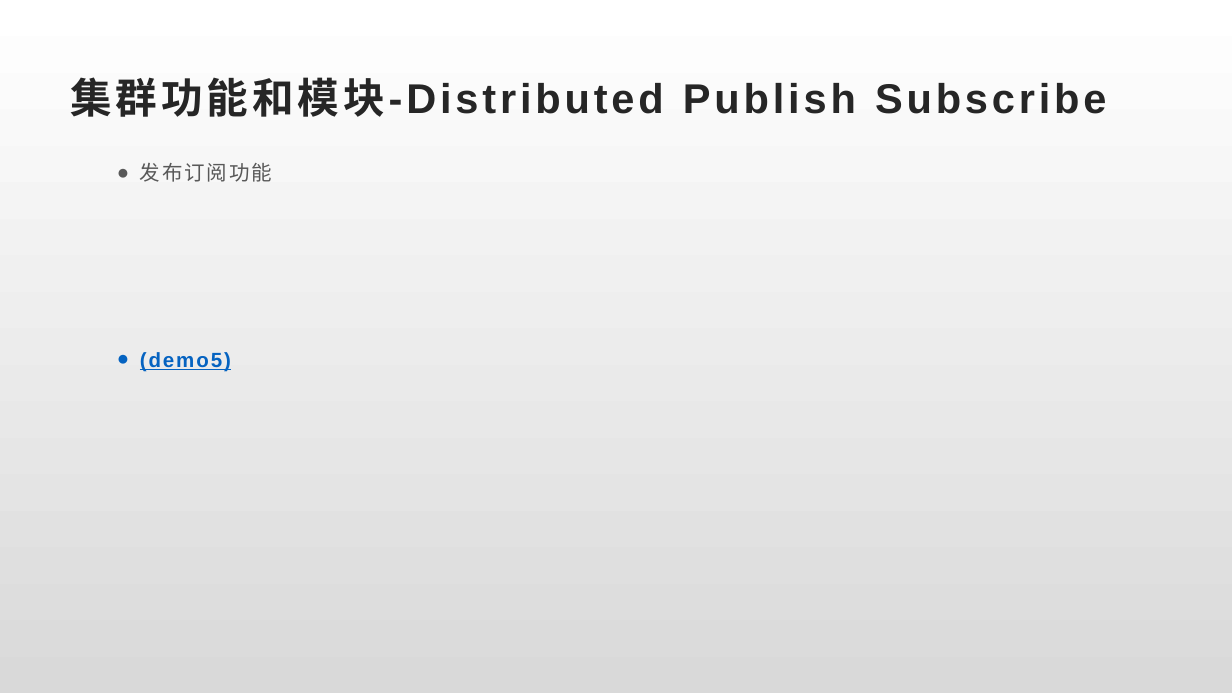
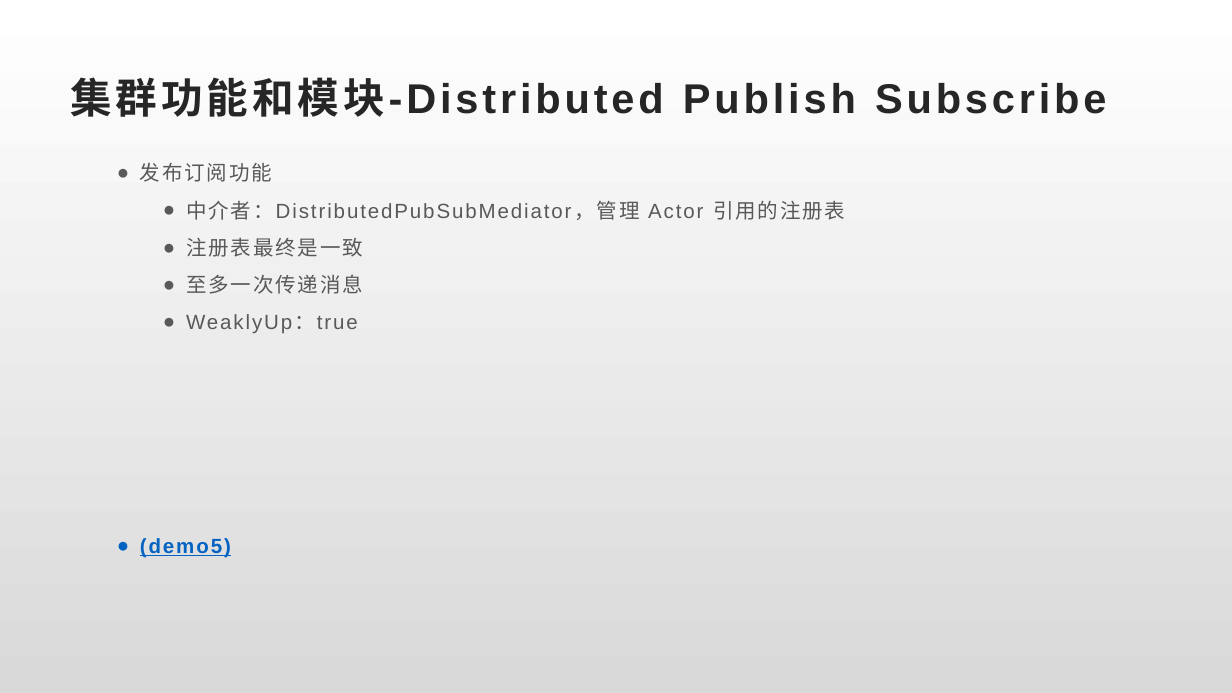
Before and after one commit to xiaozhiliaoo/my-slides, a slide deck: slide 13 of akka-classic-cluster.pptx. Drawn at 1232x693 pixels with LibreOffice and Linux fonts; fonts in the diff are those of the drawing. Boxes give left, top, right and bottom in pixels: in the first picture for what was removed or moved away, otherwise in the second. Text is boxed around its words. In the diff, an @@ line names an element or a change of style, - is before the commit and + after.

```diff
--- a/akka-classic-cluster.pptx
+++ b/akka-classic-cluster.pptx
@@ text at (186,201,845,333): paragraphs added @@
+    ● 中介者：DistributedPubSubMediator，管理 Actor 引用的注册表
+    ● 注册表最终是一致
+    ● 至多一次传递消息
+    ● WeaklyUp：true
```
Also in this commit, not shown: 4 other slides changed.
